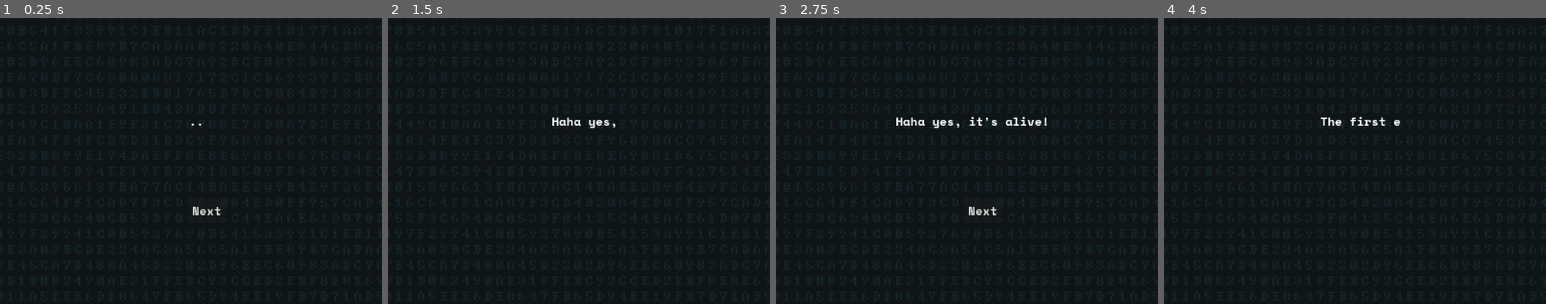
Above: before the commit, frames 1-4 (left to right).
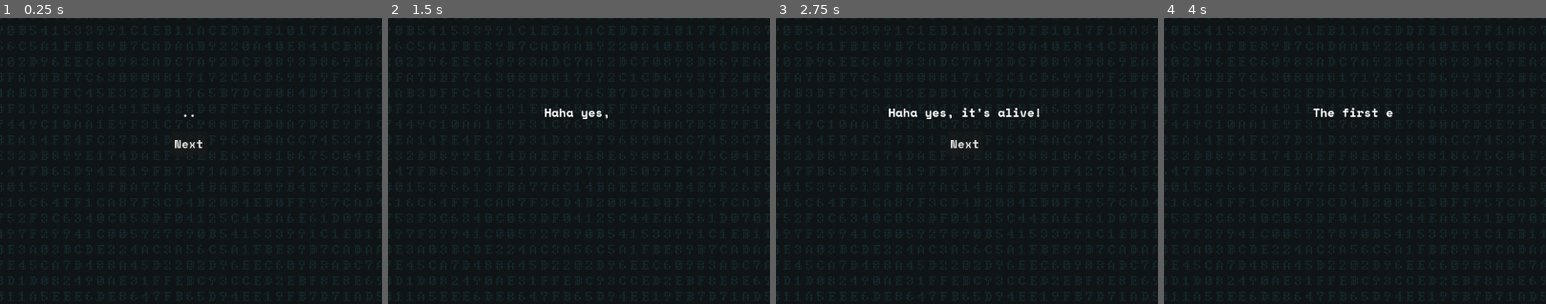
Above: after the commit, the same moments.

Repository: Silvester56/dataphobic
Game: Godot game, scene res://scenes/intro.tscn
The game is run twice, just before and just after one commit, with the same random seed, the same clock (stepped at 60 frames per second) and the same inputs.
Inputs (mouse positions are % of the whole screen's width and height, from its top left):
- Up to frame 1 (0.25 s): no input
- Up to frame 2 (1.5 s): click "Next" at 0.5 s; move the mouse to (72, 45) at 1.27 s; click (72, 45) at 1.42 s
- Up to frame 3 (2.75 s): move the mouse to (30, 55) at 2.02 s; click (30, 55) at 2.17 s
- Up to frame 4 (4 s): click "Next" at 2.75 s; move the mouse to (60, 28) at 3.52 s; click (60, 28) at 3.67 s
The pictures show only the part of the screen within x 25-75%, y 34-84%; the shares and areas given below are measured in that part.

The runs differ from the first frame. In frame 1, 0.3% of the frame differs, in the area x 45-58%, y 33-69%; in frame 2, 0.5%; in frame 3, 1.3%, in the area x 29-71%, y 31-69%; in frame 4, 0.5%.

Commit message:
Improve intro scene

Diff:
--- a/scenes/intro.tscn
+++ b/scenes/intro.tscn
@@ -5,7 +5,11 @@
 [ext_resource type="LabelSettings" uid="uid://xghivu23iu3a" path="res://themes/labels.tres" id="3_3a5ox"]
 [ext_resource type="FontFile" uid="uid://bsfi2hegw1npa" path="res://assets/SpaceMono-Bold.ttf" id="4_co88g"]
 
-[node name="Intro" type="Node2D"]
+[node name="Intro" type="Control"]
+layout_mode = 3
+anchor_right = 1.0
+anchor_bottom = 0.997
+offset_bottom = 2.30396
 script = ExtResource("1_c4h84")
 
 [node name="Background" type="Sprite2D" parent="."]
@@ -13,37 +17,40 @@
 texture = ExtResource("1_k2cab")
 centered = false
 
+[node name="Timer" type="Timer" parent="."]
+wait_time = 0.1
+autostart = true
+
 [node name="Label" type="Label" parent="."]
+layout_mode = 1
 anchors_preset = 8
 anchor_left = 0.5
 anchor_top = 0.5
 anchor_right = 0.5
 anchor_bottom = 0.5
-offset_left = 512.0
-offset_top = 384.0
-offset_right = 532.0
-offset_bottom = 407.0
+offset_left = -24.0
+offset_top = -12.0
+offset_right = 24.0
+offset_bottom = 12.0
 grow_horizontal = 2
 grow_vertical = 2
 text = "..."
 label_settings = ExtResource("3_3a5ox")
+horizontal_alignment = 1
 visible_characters = 0
 visible_ratio = 0.0
 
-[node name="Timer" type="Timer" parent="."]
-wait_time = 0.1
-autostart = true
-
 [node name="Button" type="Button" parent="."]
+layout_mode = 1
 anchors_preset = 8
 anchor_left = 0.5
 anchor_top = 0.5
 anchor_right = 0.5
 anchor_bottom = 0.5
-offset_left = 512.0
-offset_top = 500.0
-offset_right = 560.0
-offset_bottom = 532.0
+offset_left = -24.0
+offset_top = 26.0
+offset_right = 24.0
+offset_bottom = 58.0
 grow_horizontal = 2
 grow_vertical = 2
 theme_override_fonts/font = ExtResource("4_co88g")
--- a/scripts/intro.gd
+++ b/scripts/intro.gd
@@ -1,4 +1,4 @@
-extends Node2D
+extends Control
 
 var allText = [
 	"Haha yes, it's alive!",
--- a/scripts/upgrade_manager.gd
+++ b/scripts/upgrade_manager.gd
@@ -123,28 +123,28 @@
 		add_child(createUpgrade("Bot efficienty", "Eraserbots delete more blocks", upgradeId.AUTOCLICK_DOUBLE, 100))
 		intelUpgradeFlags[2] = false
 	if totalIntel >= 200 and intelUpgradeFlags[3]:
-		add_child(createUpgrade("Anti-lag", "Fetch data blocks slightly faster", upgradeId.FETCH_FASTER, 250))
-		add_child(createUpgrade("Grid size", "Fetch more data blocks at once", upgradeId.GRID_SIZE, 250))
-		add_child(createUpgrade("Bandwidth", "More data per block", upgradeId.BANDWIDTH, 250))
+		add_child(createUpgrade("Anti-lag", "Fetch data blocks slightly faster", upgradeId.FETCH_FASTER, 200))
+		add_child(createUpgrade("Grid size", "Fetch more data blocks at once", upgradeId.GRID_SIZE, 200))
+		add_child(createUpgrade("Bandwidth", "More data per block", upgradeId.BANDWIDTH, 200))
 		add_child(createUpgrade("Bot coordination", "Eraserbots now target the first available block", upgradeId.AUTOCLICK_COORDINATION, 250))
 		intelUpgradeFlags[3] = false
 	if totalIntel >= 500 and intelUpgradeFlags[4]:
 		add_child(createUpgrade("No-lag", "Fetch data instantanly", upgradeId.NO_LAG, 600))
 		add_child(createUpgrade("Bot efficienty", "Eraserbots delete more blocks", upgradeId.AUTOCLICK_DOUBLE, 200))
 		add_child(createUpgrade("Bandwidth", "More data per block", upgradeId.BANDWIDTH, 500))
-		add_child(createUpgrade("Digital contagion", "Replicate faster", upgradeId.SPREAD, 200))
+		add_child(createUpgrade("Digital contagion", "Replicate faster", upgradeId.SPREAD, 100))
 		intelUpgradeFlags[4] = false
-	if totalIntel >= 500 and intelUpgradeFlags[5]:
+	if totalIntel >= 1000 and intelUpgradeFlags[5]:
 		add_child(createUpgrade("No-lag", "Fetch data instantanly", upgradeId.NO_LAG, 600))
-		add_child(createUpgrade("Bot efficienty", "Eraserbots delete more blocks", upgradeId.AUTOCLICK_DOUBLE, 200))
+		add_child(createUpgrade("Bot efficienty", "Eraserbots delete more blocks", upgradeId.AUTOCLICK_DOUBLE, 400))
 		add_child(createUpgrade("Bandwidth", "More data per block", upgradeId.BANDWIDTH, 500))
 		add_child(createUpgrade("Digital contagion", "Replicate faster", upgradeId.SPREAD, 200))
 		intelUpgradeFlags[5] = false
-	if totalIntel >= 1000 and intelUpgradeFlags[6]:
+	if totalIntel >= 2000 and intelUpgradeFlags[6]:
 		add_child(createUpgrade("Datafuel", "Erasing data increases INTEL", upgradeId.DATA_TO_INTEL, 800))
 		add_child(createUpgrade("Digital contagion", "Replicate faster", upgradeId.SPREAD, 400))
 		intelUpgradeFlags[6] = false
-	if totalIntel >= 2000 and intelUpgradeFlags[7]:
+	if totalIntel >= 3000 and intelUpgradeFlags[7]:
 		add_child(createUpgrade("Digital contagion", "Replicate faster", upgradeId.SPREAD, 800))
 	for c in get_children():
 		if "checkButtonEnabling" in c:
